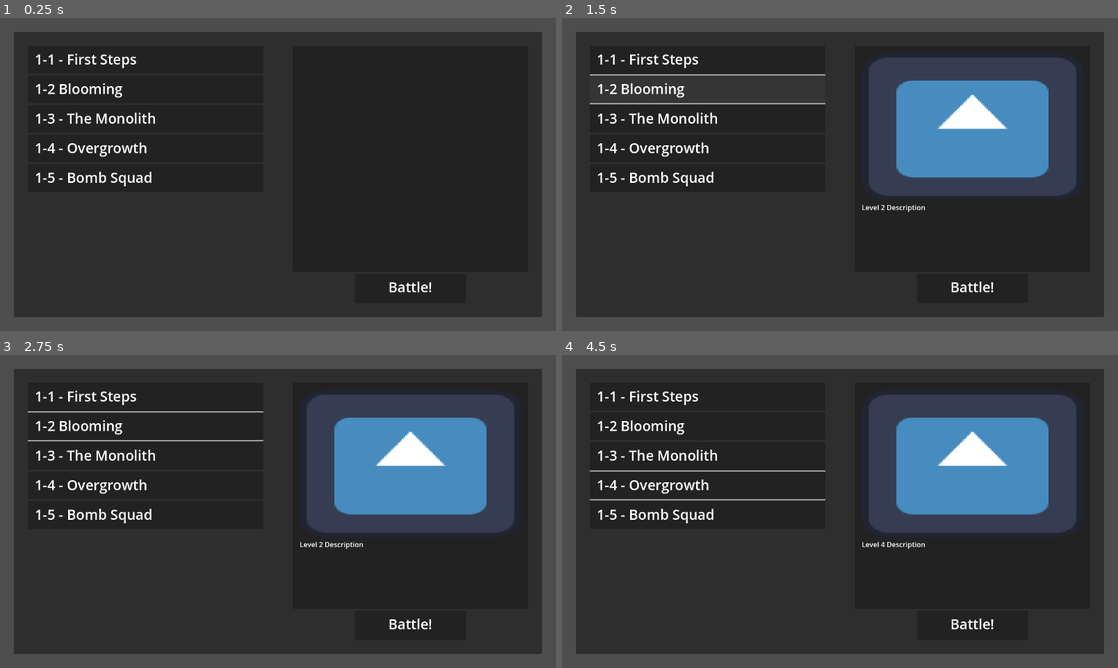
Above: before the commit, frames 1-4 (two rows, left to right).
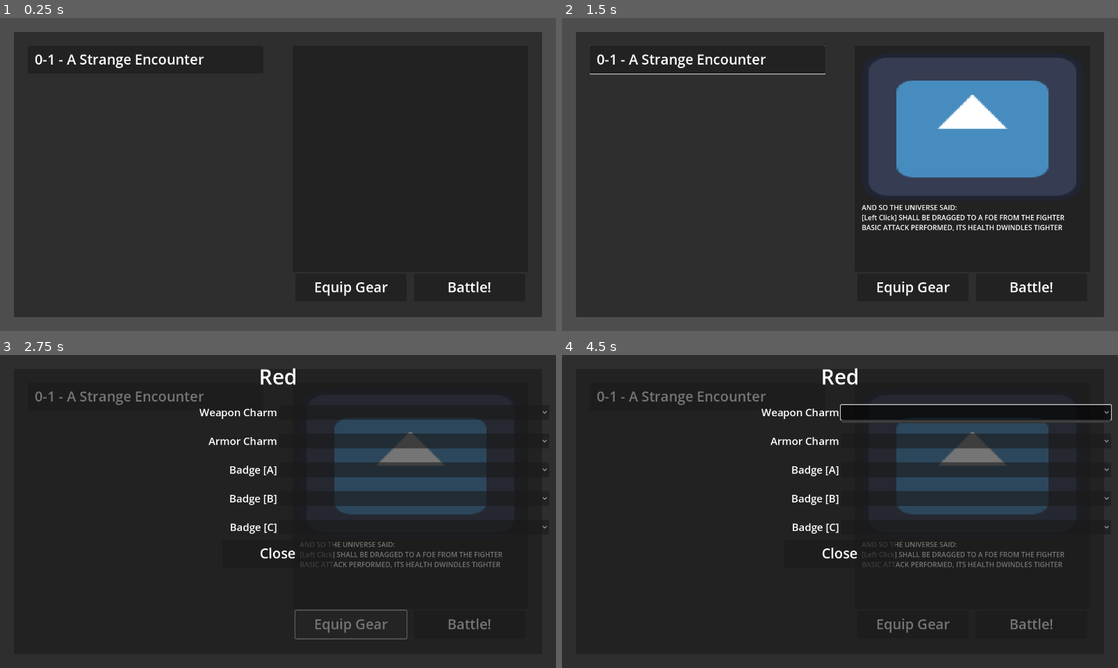
Above: after the commit, the same moments.

Repository: YuriPrickles/scarlet-summit
Game: Godot game, scene res://scenes/battle_select.tscn
Two runs of this game, one before a commit and one after it. Both use one fixed random seed, a clock stepped at 60 frames per second and the inputs below. The engine's default icon, where the game draws it, is replaced by a stand-in: a white triangle on a blue panel in a dark square.
Inputs (mouse positions are in pixels of both pictures, inside the frame that each line leads up to):
- Up to frame 1 (0.25 s): no input
- Up to frame 2 (1.5 s): click (706, 58) at 0.5 s; click (706, 89) at 1.27 s
- Up to frame 3 (2.75 s): click (350, 624) at 2.02 s
- Up to frame 4 (4.5 s): click (706, 455) at 2.77 s; click (706, 486) at 3.52 s; click (973, 411) at 4.27 s

The runs differ from the first frame. In frame 1, 2.0% of the frame differs, in the area x 6-89%, y 11-89%; in frame 2, 3.4%; in frame 3, 34%; in frame 4, 34%, in the area x 0-100%, y 0-100%.

Commit message:
The Beginnings of the Charm/Badge system
fucking kill me

Diff:
--- a/ids/character_ids.gd
+++ b/ids/character_ids.gd
@@ -12,7 +12,8 @@
 	Kickleaf,
 	Boombloom,
 	Logelisk,
-	ThornAngel
+	ThornAngel,
+	Twiggle
 }
 
 enum StatusID {
@@ -24,3 +25,8 @@
 	MiniHaunted,
 	GingerGuard,
 }
+
+enum CharmID {
+	UltimateNothingness,
+	ThornHeart
+}
--- a/scenes/battle.gd
+++ b/scenes/battle.gd
@@ -14,6 +14,7 @@
 var all_battlers_down = false
 
 func _ready() -> void:
+	State.set_mana(0)
 	State.turn_counter = 0
 	BattleUI.set_battle_comment(State.battle_comments.pick_random())
 	var separation = 0
@@ -56,9 +57,15 @@
 		else:
 			b.turn_status(true)
 	if all_enemies_down:
+		if not State.levels_beaten[State.current_level_position]:
+			var charmtionary:Dictionary
+			charmtionary[State.current_reward] = true
+			State.unlocked_charms[State.current_reward.charm_ID] = charmtionary
+			State.max_level_reached += 1
+		State.levels_beaten[State.current_level_position] = true
 		await get_tree().create_timer(1.5).timeout
 		get_tree().change_scene_to_packed(load("res://scenes/battle_select.tscn"))
-	if all_battlers_down:
+	if all_battlers_down and not all_enemies_down:
 		BattleUI.set_battle_comment("Everyone was defeated!")
 		await get_tree().create_timer(1.5).timeout
 		get_tree().change_scene_to_packed(load("res://scenes/battle_select.tscn"))
--- a/scenes/battle_button.gd
+++ b/scenes/battle_button.gd
@@ -9,6 +9,8 @@
 var battle_comments:Array[String]
 var battle_desc:String
 var battle_picture:Texture2D
+var level_position = 0
+var battle_reward:Charm
 
 func _process(delta: float) -> void:
 	battle_title.text = "[font_size=32]%s" % battle_text
@@ -20,4 +22,6 @@
 	State.battle_comments = battle_comments
 	State.battle_desc = battle_desc
 	State.battle_picture = battle_picture
+	State.current_level_position = level_position
+	State.current_reward = battle_reward
 	pass # Replace with function body.
--- a/scenes/battle_select.gd
+++ b/scenes/battle_select.gd
@@ -8,7 +8,11 @@
 
 func _ready() -> void:
 	BattleUI.hide()
+	var highest_level = 0
 	for enc in encounter_list:
+		if highest_level > State.max_level_reached:
+			break
+		highest_level += 1
 		var battle_button:BattleButton = preload("res://scenes/battle_button.tscn").instantiate()
 		battle_button.battle_text = enc.enc_name
 		battle_button.enemy_array = enc.enemy_array
@@ -16,6 +20,8 @@
 		battle_button.battle_comments = enc.default_battle_comments
 		battle_button.battle_desc = enc.enc_desc
 		battle_button.battle_picture = enc.enc_pic
+		battle_button.level_position = encounter_list.find(enc)
+		battle_button.battle_reward = enc.completion_reward
 		battle_button_container.add_child(battle_button)
 		pass
 
@@ -26,3 +32,8 @@
 func _on_start_battle_pressed() -> void:
 	BattleUI.show()
 	get_tree().change_scene_to_packed(load("res://scenes/Battle.tscn"))
+
+
+func _on_equip_pressed() -> void:
+	add_child(preload("res://scenes/character_equip.tscn").instantiate())
+	pass # Replace with function body.
--- a/scenes/battle_select.tscn
+++ b/scenes/battle_select.tscn
@@ -1,13 +1,15 @@
-[gd_scene load_steps=9 format=3 uid="uid://c845oe0t2s3xj"]
+[gd_scene load_steps=11 format=3 uid="uid://c845oe0t2s3xj"]
 
 [ext_resource type="Texture2D" uid="uid://c143x5vdfjrba" path="res://icon.svg" id="1_6rp8x"]
 [ext_resource type="Script" uid="uid://bpotjeuj352ne" path="res://scenes/battle_select.gd" id="1_uqqp6"]
 [ext_resource type="Script" uid="uid://i8ywi33nxdfs" path="res://scripts/base_encounter.gd" id="2_mh6sm"]
-[ext_resource type="Resource" uid="uid://dahcpmwo8bdia" path="res://stats/Encounters/Level1.tres" id="3_dgat4"]
-[ext_resource type="Resource" uid="uid://b5ypvdm2m1v1i" path="res://stats/Encounters/Level2.tres" id="4_nk1i2"]
-[ext_resource type="Resource" uid="uid://4gowmwcsqxef" path="res://stats/Encounters/Level3.tres" id="5_eilpv"]
-[ext_resource type="Resource" uid="uid://3di361bglrdj" path="res://stats/Encounters/Level4.tres" id="6_pos0x"]
-[ext_resource type="Resource" uid="uid://0juk2h2wrmaw" path="res://stats/Encounters/Level5.tres" id="7_nk1i2"]
+[ext_resource type="Resource" uid="uid://dahcpmwo8bdia" path="res://stats/Encounters/1-1.tres" id="3_dgat4"]
+[ext_resource type="Resource" uid="uid://dp07avngk36ty" path="res://stats/Encounters/0-1.tres" id="3_eilpv"]
+[ext_resource type="Resource" uid="uid://b5ypvdm2m1v1i" path="res://stats/Encounters/1-2.tres" id="4_nk1i2"]
+[ext_resource type="Resource" uid="uid://bgq61bamewsue" path="res://stats/Encounters/0-2.tres" id="4_pos0x"]
+[ext_resource type="Resource" uid="uid://4gowmwcsqxef" path="res://stats/Encounters/1-3.tres" id="5_eilpv"]
+[ext_resource type="Resource" uid="uid://3di361bglrdj" path="res://stats/Encounters/1-4.tres" id="6_pos0x"]
+[ext_resource type="Resource" uid="uid://0juk2h2wrmaw" path="res://stats/Encounters/1-5.tres" id="7_nk1i2"]
 
 [node name="BattleSelect" type="Control"]
 layout_mode = 3
@@ -17,7 +19,7 @@
 grow_horizontal = 2
 grow_vertical = 2
 script = ExtResource("1_uqqp6")
-encounter_list = Array[ExtResource("2_mh6sm")]([ExtResource("3_dgat4"), ExtResource("4_nk1i2"), ExtResource("5_eilpv"), ExtResource("6_pos0x"), ExtResource("7_nk1i2")])
+encounter_list = Array[ExtResource("2_mh6sm")]([ExtResource("3_eilpv"), ExtResource("4_pos0x"), ExtResource("3_dgat4"), ExtResource("4_nk1i2"), ExtResource("5_eilpv"), ExtResource("6_pos0x"), ExtResource("7_nk1i2")])
 
 [node name="MarginContainer" type="MarginContainer" parent="."]
 layout_mode = 1
@@ -89,13 +91,16 @@
 bbcode_enabled = true
 text = "[font_size=24]Lorem ipsum dolor sit amet, consectetur adipiscing elit, sed do eiusmod tempor incididunt ut labore et dolore magna aliqua. Ut enim ad minim veniam, quis nostrud exercitation ullamco laboris nisi ut aliquip ex ea commodo consequat."
 
-[node name="StartBattle" type="Button" parent="MarginContainer/PanelContainer/HBoxContainer/MarginContainer2/VBoxContainer"]
+[node name="HBoxContainer" type="HBoxContainer" parent="MarginContainer/PanelContainer/HBoxContainer/MarginContainer2/VBoxContainer"]
+layout_mode = 2
+
+[node name="Equip" type="Button" parent="MarginContainer/PanelContainer/HBoxContainer/MarginContainer2/VBoxContainer/HBoxContainer"]
 custom_minimum_size = Vector2(256, 64)
 layout_mode = 2
-size_flags_horizontal = 4
+size_flags_horizontal = 6
 size_flags_vertical = 3
 
-[node name="MarginContainer" type="MarginContainer" parent="MarginContainer/PanelContainer/HBoxContainer/MarginContainer2/VBoxContainer/StartBattle"]
+[node name="MarginContainer" type="MarginContainer" parent="MarginContainer/PanelContainer/HBoxContainer/MarginContainer2/VBoxContainer/HBoxContainer/Equip"]
 layout_mode = 1
 anchors_preset = 15
 anchor_right = 1.0
@@ -107,11 +112,37 @@
 theme_override_constants/margin_right = 4
 theme_override_constants/margin_bottom = 4
 
-[node name="RichTextLabel" type="RichTextLabel" parent="MarginContainer/PanelContainer/HBoxContainer/MarginContainer2/VBoxContainer/StartBattle/MarginContainer"]
+[node name="RichTextLabel" type="RichTextLabel" parent="MarginContainer/PanelContainer/HBoxContainer/MarginContainer2/VBoxContainer/HBoxContainer/Equip/MarginContainer"]
+layout_mode = 2
+mouse_filter = 2
+bbcode_enabled = true
+text = "[font_size=32][center]Equip Gear"
+scroll_active = false
+
+[node name="StartBattle" type="Button" parent="MarginContainer/PanelContainer/HBoxContainer/MarginContainer2/VBoxContainer/HBoxContainer"]
+custom_minimum_size = Vector2(256, 64)
+layout_mode = 2
+size_flags_horizontal = 6
+size_flags_vertical = 3
+
+[node name="MarginContainer" type="MarginContainer" parent="MarginContainer/PanelContainer/HBoxContainer/MarginContainer2/VBoxContainer/HBoxContainer/StartBattle"]
+layout_mode = 1
+anchors_preset = 15
+anchor_right = 1.0
+anchor_bottom = 1.0
+grow_horizontal = 2
+grow_vertical = 2
+theme_override_constants/margin_left = 4
+theme_override_constants/margin_top = 8
+theme_override_constants/margin_right = 4
+theme_override_constants/margin_bottom = 4
+
+[node name="RichTextLabel" type="RichTextLabel" parent="MarginContainer/PanelContainer/HBoxContainer/MarginContainer2/VBoxContainer/HBoxContainer/StartBattle/MarginContainer"]
 layout_mode = 2
 mouse_filter = 2
 bbcode_enabled = true
 text = "[font_size=32][center]Battle!"
 scroll_active = false
 
-[connection signal="pressed" from="MarginContainer/PanelContainer/HBoxContainer/MarginContainer2/VBoxContainer/StartBattle" to="." method="_on_start_battle_pressed"]
+[connection signal="pressed" from="MarginContainer/PanelContainer/HBoxContainer/MarginContainer2/VBoxContainer/HBoxContainer/Equip" to="." method="_on_equip_pressed"]
+[connection signal="pressed" from="MarginContainer/PanelContainer/HBoxContainer/MarginContainer2/VBoxContainer/HBoxContainer/StartBattle" to="." method="_on_start_battle_pressed"]
--- a/scenes/battle_ui.gd
+++ b/scenes/battle_ui.gd
@@ -19,6 +19,7 @@
 		hb.max_health_value = ch.max_health
 		hb.health_value = ch.health
 		partyhealth.add_child(hb)
+		hb.name = ch.char_data.display_name
 
 func set_battle_comment(text:String):
 	var final_text = "[font_size=32]%s" % text
@@ -28,4 +29,9 @@
 	tween.tween_property(battle_comment,"visible_characters",final_text.length(), 1)
 
 func get_health_bar(char_name) -> ProgressBar:
-	return partyhealth.get_node(char_name).get_node("HealthBar")
+	print(partyhealth)
+	for hb :HealthbarContainer in partyhealth.get_children():
+		if hb.char_data.display_name == char_name:
+			return hb.get_node("HealthBar")
+
+	return null
--- /dev/null
+++ b/scenes/char_equip_container.gd
@@ -0,0 +1,18 @@
+extends MarginContainer
+
+var char_data:Character
+@onready var charname = $VBoxContainer/CharName
+@onready var wep_charmlist = $VBoxContainer/WepCharm/WeaponCharmList
+@onready var armor_charmlist = $VBoxContainer/ArmorCharm/ArmorCharmList
+@onready var badge_a:OptionButton = $VBoxContainer/BadgeA/BadgeListA
+@onready var badge_b:OptionButton = $VBoxContainer/BadgeB/BadgeListB
+@onready var badge_c:OptionButton = $VBoxContainer/BadgeC/BadgeListC
+
+func _ready():
+	charname.text = "[font_size=48][center]%s" % char_data.display_name
+	for charmtionary:Dictionary in State.unlocked_charms.values():
+		for charm:Charm in charmtionary.keys():
+			if charmtionary.get(charm):
+				badge_a.add_item(charm.charm_name,charm.charm_ID)
+				badge_b.add_item(charm.charm_name,charm.charm_ID)
+				badge_c.add_item(charm.charm_name,charm.charm_ID)
--- /dev/null
+++ b/scenes/char_equip_container.tscn
@@ -0,0 +1,110 @@
+[gd_scene load_steps=2 format=3 uid="uid://d3uggbq7o0llp"]
+
+[ext_resource type="Script" uid="uid://c2lxxeputx3f2" path="res://scenes/char_equip_container.gd" id="1_44vlm"]
+
+[node name="CharEquipContainer" type="MarginContainer"]
+custom_minimum_size = Vector2(320, 0)
+anchors_preset = 8
+anchor_left = 0.5
+anchor_top = 0.5
+anchor_right = 0.5
+anchor_bottom = 0.5
+offset_left = -160.0
+offset_top = -360.0
+offset_right = 160.0
+offset_bottom = 360.0
+grow_horizontal = 2
+grow_vertical = 2
+size_flags_horizontal = 3
+theme_override_constants/margin_left = 8
+theme_override_constants/margin_top = 8
+theme_override_constants/margin_right = 8
+theme_override_constants/margin_bottom = 8
+script = ExtResource("1_44vlm")
+
+[node name="VBoxContainer" type="VBoxContainer" parent="."]
+layout_mode = 2
+theme_override_constants/separation = 32
+
+[node name="CharName" type="RichTextLabel" parent="VBoxContainer"]
+layout_mode = 2
+bbcode_enabled = true
+text = "[font_size=48][center]NoName"
+fit_content = true
+scroll_active = false
+
+[node name="WepCharm" type="HBoxContainer" parent="VBoxContainer"]
+layout_mode = 2
+size_flags_vertical = 0
+
+[node name="RichTextLabel" type="RichTextLabel" parent="VBoxContainer/WepCharm"]
+layout_mode = 2
+size_flags_horizontal = 3
+bbcode_enabled = true
+text = "[font_size=24][right]Weapon Charm"
+fit_content = true
+scroll_active = false
+
+[node name="WeaponCharmList" type="OptionButton" parent="VBoxContainer/WepCharm"]
+layout_mode = 2
+size_flags_horizontal = 3
+
+[node name="ArmorCharm" type="HBoxContainer" parent="VBoxContainer"]
+layout_mode = 2
+
+[node name="RichTextLabel" type="RichTextLabel" parent="VBoxContainer/ArmorCharm"]
+layout_mode = 2
+size_flags_horizontal = 3
+bbcode_enabled = true
+text = "[right][font_size=24]Armor Charm"
+fit_content = true
+scroll_active = false
+
+[node name="ArmorCharmList" type="OptionButton" parent="VBoxContainer/ArmorCharm"]
+layout_mode = 2
+size_flags_horizontal = 3
+
+[node name="BadgeA" type="HBoxContainer" parent="VBoxContainer"]
+layout_mode = 2
+
+[node name="RichTextLabel" type="RichTextLabel" parent="VBoxContainer/BadgeA"]
+layout_mode = 2
+size_flags_horizontal = 3
+bbcode_enabled = true
+text = "[font_size=24][right]Badge [A]"
+fit_content = true
+scroll_active = false
+
+[node name="BadgeListA" type="OptionButton" parent="VBoxContainer/BadgeA"]
+layout_mode = 2
+size_flags_horizontal = 3
+
+[node name="BadgeB" type="HBoxContainer" parent="VBoxContainer"]
+layout_mode = 2
+
+[node name="RichTextLabel" type="RichTextLabel" parent="VBoxContainer/BadgeB"]
+layout_mode = 2
+size_flags_horizontal = 3
+bbcode_enabled = true
+text = "[font_size=24][right]Badge [B]"
+fit_content = true
+scroll_active = false
+
+[node name="BadgeListB" type="OptionButton" parent="VBoxContainer/BadgeB"]
+layout_mode = 2
+size_flags_horizontal = 3
+
+[node name="BadgeC" type="HBoxContainer" parent="VBoxContainer"]
+layout_mode = 2
+
+[node name="RichTextLabel" type="RichTextLabel" parent="VBoxContainer/BadgeC"]
+layout_mode = 2
+size_flags_horizontal = 3
+bbcode_enabled = true
+text = "[font_size=24][right]Badge [C]"
+fit_content = true
+scroll_active = false
+
+[node name="BadgeListC" type="OptionButton" parent="VBoxContainer/BadgeC"]
+layout_mode = 2
+size_flags_horizontal = 3
--- /dev/null
+++ b/scenes/character_equip.gd
@@ -0,0 +1,14 @@
+extends Control
+
+@onready var party_eq_display = $PanelContainer/MarginContainer/VBoxContainer/PartyEquipmentDisplay
+
+func _ready() -> void:
+
+	for char in State.current_party:
+		var char_equip_container = preload("res://scenes/char_equip_container.tscn").instantiate()
+		char_equip_container.char_data = char
+		party_eq_display.add_child(char_equip_container)
+
+func _on_button_pressed() -> void:
+	queue_free()
+	pass # Replace with function body.
--- /dev/null
+++ b/scenes/character_equip.tscn
@@ -0,0 +1,59 @@
+[gd_scene load_steps=2 format=3 uid="uid://k3cv4tfa1ljq"]
+
+[ext_resource type="Script" uid="uid://wp1pfamy2jiy" path="res://scenes/character_equip.gd" id="1_27688"]
+
+[node name="Control" type="Control"]
+layout_mode = 3
+anchors_preset = 15
+anchor_right = 1.0
+anchor_bottom = 1.0
+grow_horizontal = 2
+grow_vertical = 2
+script = ExtResource("1_27688")
+
+[node name="PanelContainer" type="PanelContainer" parent="."]
+layout_mode = 1
+anchors_preset = 15
+anchor_right = 1.0
+anchor_bottom = 1.0
+grow_horizontal = 2
+grow_vertical = 2
+
+[node name="MarginContainer" type="MarginContainer" parent="PanelContainer"]
+layout_mode = 2
+theme_override_constants/margin_left = 8
+theme_override_constants/margin_top = 8
+theme_override_constants/margin_right = 8
+theme_override_constants/margin_bottom = 8
+
+[node name="VBoxContainer" type="VBoxContainer" parent="PanelContainer/MarginContainer"]
+layout_mode = 2
+
+[node name="PartyEquipmentDisplay" type="HBoxContainer" parent="PanelContainer/MarginContainer/VBoxContainer"]
+layout_mode = 2
+
+[node name="Button" type="Button" parent="PanelContainer/MarginContainer/VBoxContainer"]
+custom_minimum_size = Vector2(256, 64)
+layout_mode = 2
+size_flags_horizontal = 4
+
+[node name="MarginContainer" type="MarginContainer" parent="PanelContainer/MarginContainer/VBoxContainer/Button"]
+layout_mode = 1
+anchors_preset = 15
+anchor_right = 1.0
+anchor_bottom = 1.0
+grow_horizontal = 2
+grow_vertical = 2
+theme_override_constants/margin_left = 4
+theme_override_constants/margin_top = 8
+theme_override_constants/margin_right = 4
+theme_override_constants/margin_bottom = 4
+
+[node name="RichTextLabel" type="RichTextLabel" parent="PanelContainer/MarginContainer/VBoxContainer/Button/MarginContainer"]
+layout_mode = 2
+mouse_filter = 2
+bbcode_enabled = true
+text = "[font_size=32][center]Close"
+scroll_active = false
+
+[connection signal="pressed" from="PanelContainer/MarginContainer/VBoxContainer/Button" to="." method="_on_button_pressed"]
--- a/scripts/State.gd
+++ b/scripts/State.gd
@@ -6,12 +6,28 @@
 	load("res://stats/Characters/TwistingTree.tres"),
 	load("res://stats/Characters/ShadeLady.tres")
 	]
+
+var unlocked_charms:Dictionary
+var attached_charms:Dictionary
+
+var charm_list_ref:Array[Charm]
+
 var enemy_array:Array[Enemy]
 var battle_comments:Array[String]
 var battle_desc:String
 var battle_picture:Texture2D
 
+var max_level_reached = 0
+var levels_beaten:Array[bool]
+var current_level_position
+var current_reward:Charm
+
 var select_circle_held:SelectCircle
+
+func _ready() -> void:
+
+	levels_beaten.resize(500)
+	levels_beaten.fill(false)
 func set_battler_arrays(array, e_array):
 	battler_array.clear()
 	battler_array.append_array(array)
--- a/scripts/base_character.gd
+++ b/scripts/base_character.gd
@@ -16,6 +16,8 @@
 @export var support_skill:Skill
 @export var ultimate:Skill
 
+@export var active_charm_effects:Dictionary
+
 
 func on_hit():
 
--- /dev/null
+++ b/scripts/base_charm.gd
@@ -0,0 +1,13 @@
+class_name Charm
+
+extends Resource
+
+enum CharmType {
+	Weapon,
+	Armor,
+	Badge
+}
+
+@export var charm_ID:ID.CharmID
+@export var charm_name = ""
+@export var charm_type:CharmType
--- a/scripts/base_encounter.gd
+++ b/scripts/base_encounter.gd
@@ -12,3 +12,4 @@
 	load("res://stats/Characters/TwistingTree.tres"),
 	load("res://stats/Characters/ShadeLady.tres")
 ]
+@export var completion_reward:Charm
--- /dev/null
+++ b/stats/Charms/ThornHeart.tres
@@ -0,0 +1,10 @@
+[gd_resource type="Resource" script_class="Charm" load_steps=2 format=3 uid="uid://blwro7ekcnu"]
+
+[ext_resource type="Script" uid="uid://bgioe3l50hrr8" path="res://scripts/base_charm.gd" id="1_rihew"]
+
+[resource]
+script = ExtResource("1_rihew")
+charm_ID = 0
+charm_name = "Thorn Heart"
+charm_type = 2
+metadata/_custom_type_script = "uid://bgioe3l50hrr8"
--- /dev/null
+++ b/stats/Encounters/0-1.tres
@@ -0,0 +1,20 @@
+[gd_resource type="Resource" script_class="Encounter" load_steps=7 format=3 uid="uid://dp07avngk36ty"]
+
+[ext_resource type="Resource" uid="uid://blwro7ekcnu" path="res://stats/Charms/ThornHeart.tres" id="1_c7nv5"]
+[ext_resource type="Texture2D" uid="uid://c143x5vdfjrba" path="res://icon.svg" id="1_l4jex"]
+[ext_resource type="Script" uid="uid://c32pbvr848swd" path="res://scripts/base_enemy.gd" id="2_c7nv5"]
+[ext_resource type="Resource" uid="uid://clltaujb6eluo" path="res://stats/Enemies/Twiggle.tres" id="3_fkw00"]
+[ext_resource type="Resource" uid="uid://n7pus7alujwx" path="res://stats/Characters/ScarletHeart.tres" id="4_vdrk4"]
+[ext_resource type="Script" uid="uid://i8ywi33nxdfs" path="res://scripts/base_encounter.gd" id="5_dqslr"]
+
+[resource]
+script = ExtResource("5_dqslr")
+enc_name = "0-1 - A Strange Encounter"
+enc_desc = "AND SO THE UNIVERSE SAID:
+[Left Click] SHALL BE DRAGGED TO A FOE FROM THE FIGHTER
+BASIC ATTACK PERFORMED, ITS HEALTH DWINDLES TIGHTER"
+enc_pic = ExtResource("1_l4jex")
+default_battle_comments = Array[String](["A battle begins!"])
+enemy_array = Array[ExtResource("2_c7nv5")]([ExtResource("3_fkw00")])
+party = Array[Object]([ExtResource("4_vdrk4")])
+completion_reward = ExtResource("1_c7nv5")
--- /dev/null
+++ b/stats/Encounters/0-2.tres
@@ -0,0 +1,18 @@
+[gd_resource type="Resource" script_class="Encounter" load_steps=6 format=3 uid="uid://bgq61bamewsue"]
+
+[ext_resource type="Texture2D" uid="uid://c143x5vdfjrba" path="res://icon.svg" id="1_kfi5i"]
+[ext_resource type="Script" uid="uid://c32pbvr848swd" path="res://scripts/base_enemy.gd" id="2_7rkwl"]
+[ext_resource type="Resource" uid="uid://clltaujb6eluo" path="res://stats/Enemies/Twiggle.tres" id="3_qtqfd"]
+[ext_resource type="Resource" uid="uid://n7pus7alujwx" path="res://stats/Characters/ScarletHeart.tres" id="4_n8fgp"]
+[ext_resource type="Script" uid="uid://i8ywi33nxdfs" path="res://scripts/base_encounter.gd" id="5_8slll"]
+
+[resource]
+script = ExtResource("5_8slll")
+enc_name = "0-2 - Triplication"
+enc_desc = "AND SO THE UNIVERSE SAID:
+[Right Click] WILL BE DRAGGED FROM THE FIGHTER TO A GROUP
+OFFENSE SKILL PERFORMED, WHATEVER WILL IT DO?"
+enc_pic = ExtResource("1_kfi5i")
+default_battle_comments = Array[String](["A battle begins!"])
+enemy_array = Array[ExtResource("2_7rkwl")]([ExtResource("3_qtqfd"), ExtResource("3_qtqfd"), ExtResource("3_qtqfd")])
+party = Array[Object]([ExtResource("4_n8fgp")])
--- /dev/null
+++ b/stats/Encounters/1-2.tres
@@ -0,0 +1,16 @@
+[gd_resource type="Resource" script_class="Encounter" load_steps=6 format=3 uid="uid://b5ypvdm2m1v1i"]
+
+[ext_resource type="Texture2D" uid="uid://c143x5vdfjrba" path="res://icon.svg" id="1_icnip"]
+[ext_resource type="Script" uid="uid://c32pbvr848swd" path="res://scripts/base_enemy.gd" id="2_464mo"]
+[ext_resource type="Resource" uid="uid://snsr562qju0j" path="res://stats/Enemies/Kickleaf.tres" id="3_55ito"]
+[ext_resource type="Resource" uid="uid://brpmbvs5cybrj" path="res://stats/Enemies/Boombloom.tres" id="4_hm8u6"]
+[ext_resource type="Script" uid="uid://i8ywi33nxdfs" path="res://scripts/base_encounter.gd" id="5_ujyw6"]
+
+[resource]
+script = ExtResource("5_ujyw6")
+enc_name = "1-2 - Blooming"
+enc_desc = "Level 2 Description"
+enc_pic = ExtResource("1_icnip")
+default_battle_comments = Array[String](["A battle begins!"])
+enemy_array = Array[ExtResource("2_464mo")]([ExtResource("3_55ito"), ExtResource("4_hm8u6"), ExtResource("3_55ito")])
+party = null
--- a/stats/Encounters/Level2.tres
+++ /dev/null
@@ -1,16 +0,0 @@
-[gd_resource type="Resource" script_class="Encounter" load_steps=6 format=3 uid="uid://b5ypvdm2m1v1i"]
-
-[ext_resource type="Texture2D" uid="uid://c143x5vdfjrba" path="res://icon.svg" id="1_2i5u7"]
-[ext_resource type="Script" uid="uid://c32pbvr848swd" path="res://scripts/base_enemy.gd" id="1_hoc45"]
-[ext_resource type="Resource" uid="uid://snsr562qju0j" path="res://stats/Enemies/Kickleaf.tres" id="2_2i5u7"]
-[ext_resource type="Script" uid="uid://i8ywi33nxdfs" path="res://scripts/base_encounter.gd" id="3_23rwk"]
-[ext_resource type="Resource" uid="uid://brpmbvs5cybrj" path="res://stats/Enemies/Boombloom.tres" id="3_cdow4"]
-
-[resource]
-script = ExtResource("3_23rwk")
-enc_name = "1-2 Blooming"
-enc_desc = "Level 2 Description"
-enc_pic = ExtResource("1_2i5u7")
-default_battle_comments = Array[String](["A battle begins!"])
-enemy_array = Array[ExtResource("1_hoc45")]([ExtResource("2_2i5u7"), ExtResource("3_cdow4"), ExtResource("2_2i5u7")])
-party = null
--- /dev/null
+++ b/stats/Enemies/EnemyScripts/twiggle.gd
@@ -0,0 +1,13 @@
+extends Enemy
+
+func do_attack(enemy:EnemyBattler):
+	var battlers = State.battler_array
+	var chosen_battler = battlers.pick_random()
+	chosen_battler = battlers.pick_random()
+	while chosen_battler.health <= 0:
+		chosen_battler = battlers.pick_random()
+	enemy.attack_enemy(
+		chosen_battler,
+		enemy.AttackAnimations.GetClose,
+		enemy.attack_one.bind(chosen_battler, 1)
+		)
--- /dev/null
+++ b/stats/Enemies/Twiggle.tres
@@ -0,0 +1,15 @@
+[gd_resource type="Resource" load_steps=3 format=3 uid="uid://clltaujb6eluo"]
+
+[ext_resource type="Script" uid="uid://cirfpik20ybkw" path="res://stats/Enemies/EnemyScripts/twiggle.gd" id="1_0yw2a"]
+[ext_resource type="Script" uid="uid://bepl5ht5qlybw" path="res://scripts/base_statuseffect.gd" id="3_wormm"]
+
+[resource]
+script = ExtResource("1_0yw2a")
+id = 0
+display_name = "Twiggle"
+hp = 30
+max_hp = 30
+defense = 0
+attack = 2
+status_array = Array[ExtResource("3_wormm")]([])
+turn_delay = 0
--- a/stats/Skills/SkillEffects/night_cycle.gd
+++ b/stats/Skills/SkillEffects/night_cycle.gd
@@ -1,9 +1,9 @@
 extends Skill
 func onCast(attacker:Battler,target:EnemyBattler):
-	attacker.hurt(attacker.char_data.attack * 2)
+	attacker.hurt(attacker.char_data.attack)
 	attacker.attack_enemy(
 		target,
 		attacker.AttackAnimations.GoToMiddle,
-		attacker.attack_all
+		attacker.attack_all.bind(2)
 		)
 	pass
Not shown, added: scenes/char_equip_container.gd.uid
Not shown, added: scenes/character_equip.gd.uid
Not shown, added: scripts/base_charm.gd.uid
Renamed: stats/Encounters/Level1.tres -> stats/Encounters/1-1.tres
Renamed: stats/Encounters/Level3.tres -> stats/Encounters/1-3.tres
Renamed: stats/Encounters/Level4.tres -> stats/Encounters/1-4.tres
Renamed: stats/Encounters/Level5.tres -> stats/Encounters/1-5.tres
Not shown, added: stats/Enemies/EnemyScripts/twiggle.gd.uid
